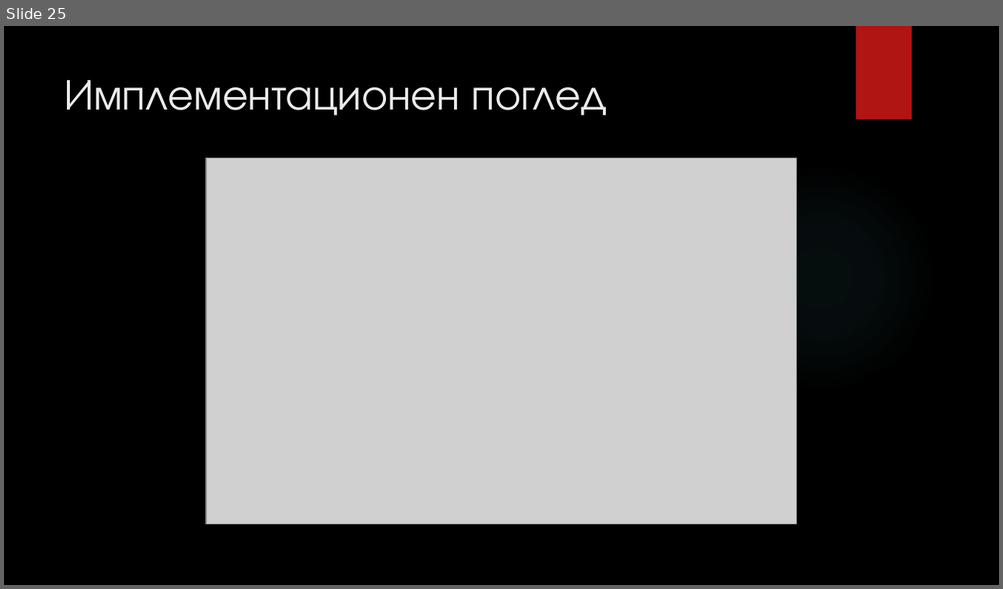
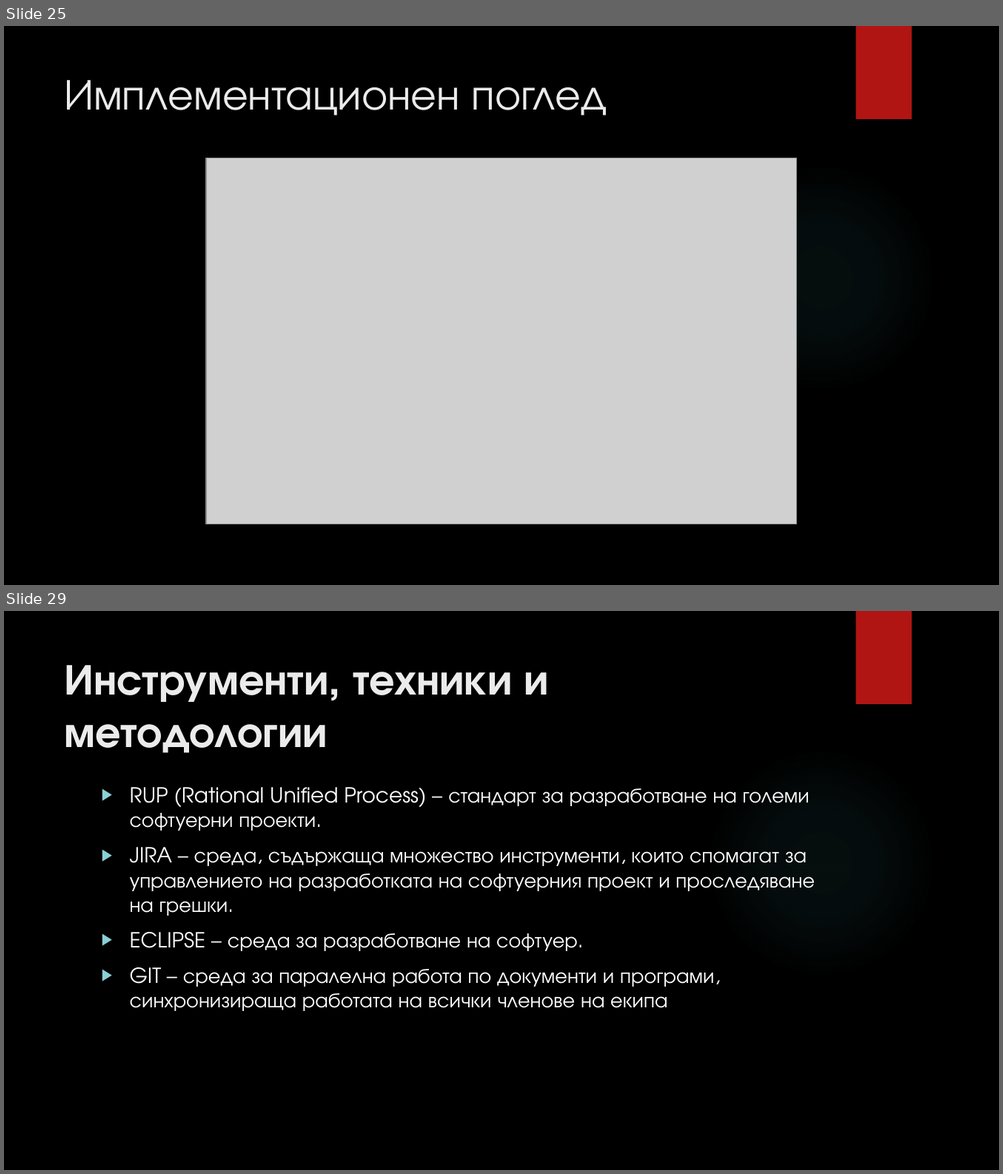
Before and after one commit to fahmiprasetya/PSS, a slide deck: I1/Current_Working_Directory/E2/ABM E2 Presentation.pptx. Shown one above the other, each under a label of ours: slide 25 before the commit, slides 25 and 29 after it; the slides between them are not shown. The pictures are 1003x589 and 1003x1174 pixels, drawn with LibreOffice and Linux fonts; fonts in the diff are those of the drawing; grey boxes stand for pictures; background and template pictures are left out. Boxes give left, top, right and bottom in pixels: in the first picture for what was removed or moved away, otherwise in the second. Text is boxed around its words. In the diff, an @@ line names an element or a change of style, - is before the commit and + after.

```diff
--- a/I1/Current_Working_Directory/E2/ABM E2 Presentation.pptx
+++ b/I1/Current_Working_Directory/E2/ABM E2 Presentation.pptx
@@ slide 29 added at (4,611,999,1170), background picture (left out); not listed: 2 template elements that a slide beside it also shows @@
@@ title added at (64,665,549,753), 42 pt, text #EBEBEB, bold @@
+Инструменти, техники и методологии
@@ text added at (130,787,814,1011), 20 pt, text #FFFFFF @@
+▶ RUP (Rational Unified Process) – стандарт за разработване на големи софтуерни проекти.
+▶ JIRA – среда, съдържаща множество инструменти, които спомагат за управлението на разработката на софтуерния проект и проследяване на грешки.
+▶ ECLIPSE – среда за разработване на софтуер.
+▶ GIT – среда за паралелна работа по документи и програми, синхронизираща работата на всички членове на екипа
```
Also in this commit, not shown: 2 other slides added.
